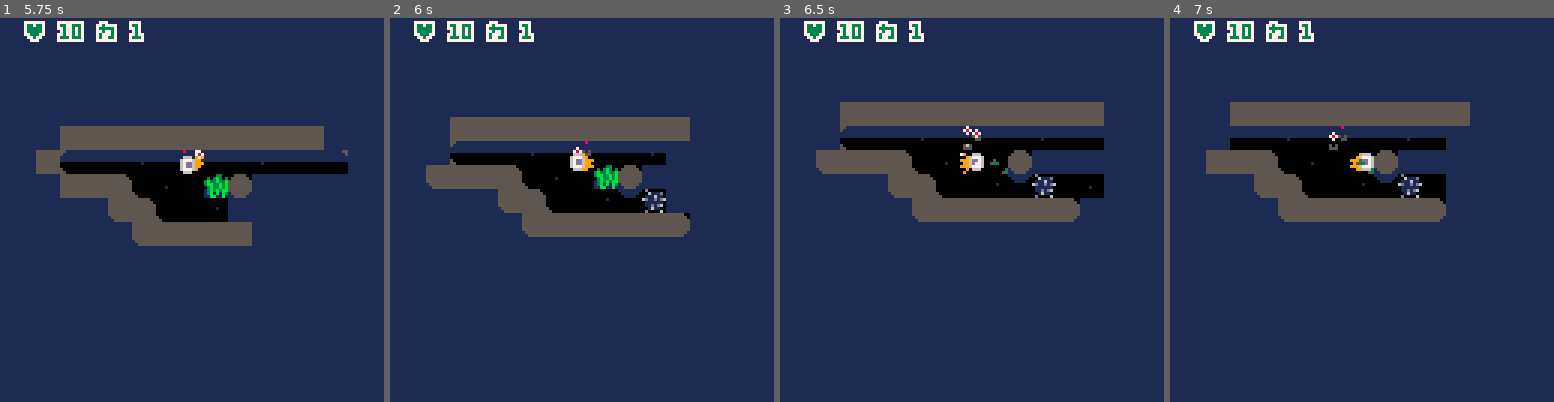
Above: before the commit, frames 1-4 (left to right).
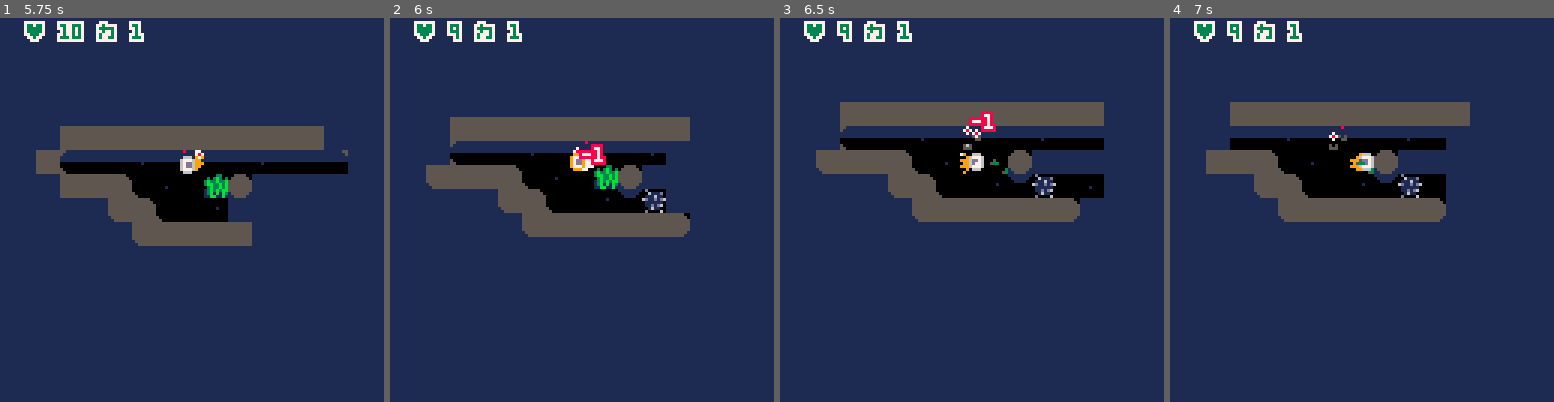
Above: after the commit, the same moments.

Repository: chebastian/picoabyss
Game: PICO-8 cartridge rouge.p8
The game is run twice, just before and just after one commit, with the same random seed, the same clock (stepped at 60 frames per second) and the same inputs.
Inputs:
- Up to frame 1 (5.75 s): tap X (X key) at 0.33, 1.07, 1.85, 2.97, 4.08, 5.2 s; tap O (Z key) at 0.7, 1.7, 2.1, 2.5, 2.9, 3.3, 3.7, 4.1, 4.5, 4.9, 5.3, 5.7 s; hold Right 1.6-2.1 s; hold Up 2.15-2.42 s; hold Right 2.47-3.03 s; hold Left 3.08-3.58 s; hold Down 3.63-3.97 s; hold Right 4.02-4.68 s; hold Up 4.73-5.03 s; hold Left 5.08-5.68 s; hold Down from 5.73 s (still down)
- Up to frame 2 (6 s): keep holding Down
- Up to frame 3 (6.5 s): release Down at 6.03 s; hold Right from 6.08 s (still down); tap O (Z key) at 6.1 s; tap X (X key) at 6.32 s
- Up to frame 4 (7 s): tap O (Z key) at 6.5, 6.9 s; release Right at 6.58 s; hold Right from 6.63 s (still down)

Frame 1 is identical in both runs. In frame 2, 1.3% of the frame differs, in the area x 14-57%, y 0-40%; in frame 3, 1.2%; in frame 4, 1.0%.

Commit message:
bugfix, only remove traps that have a lifetime

Diff:
--- a/game.lua
+++ b/game.lua
@@ -99,7 +99,7 @@
  _traplife = {}
  _traplife[_mobsmok] = 5
  _traplife[_mobexpl] = 5
- _traplife[_mobacid] = -1
+ _traplife[_mobacid] = nil
 
  --
  -- rest
@@ -312,11 +312,10 @@
 	local key = ptoi(e.pos)
 	local trap = _traps[key]
 	if trap and trap != e and e.can_dmg then
-		g = trap
 	 trap:on_trap(e)
 	end
 
-	if trap and trap.life <= 0 then
+	if trap and trap.life and trap.life <= 0 then
 		_traps[key] = nil
 	end
 end
Not shown, changed: todo.md
